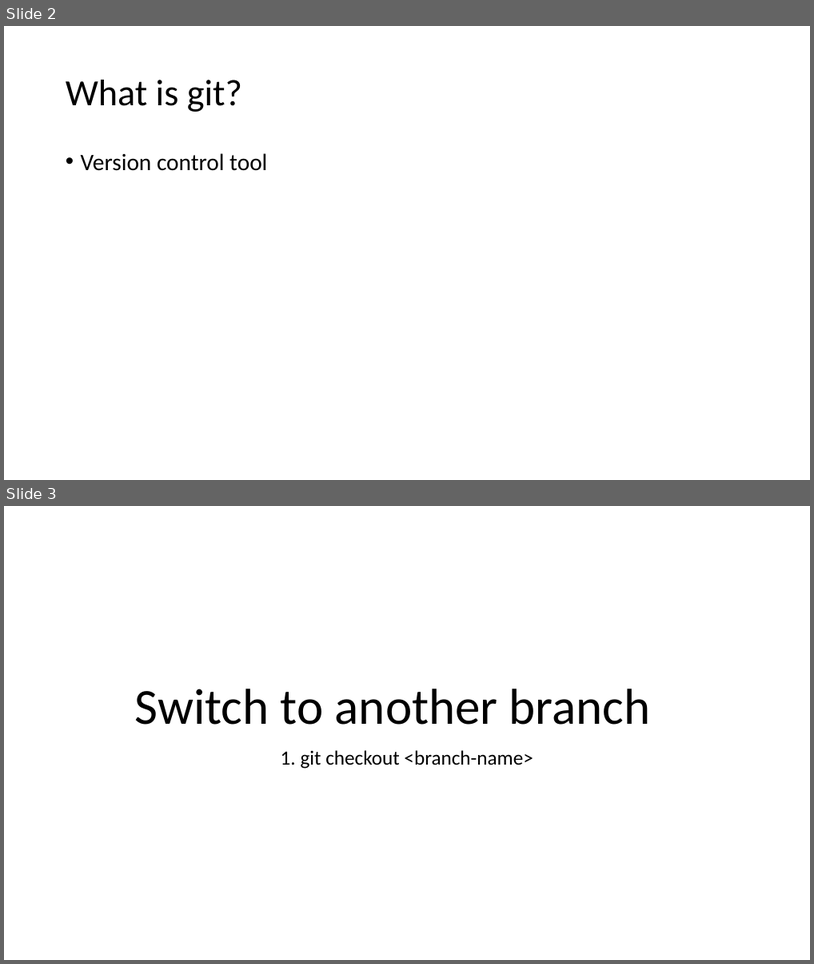
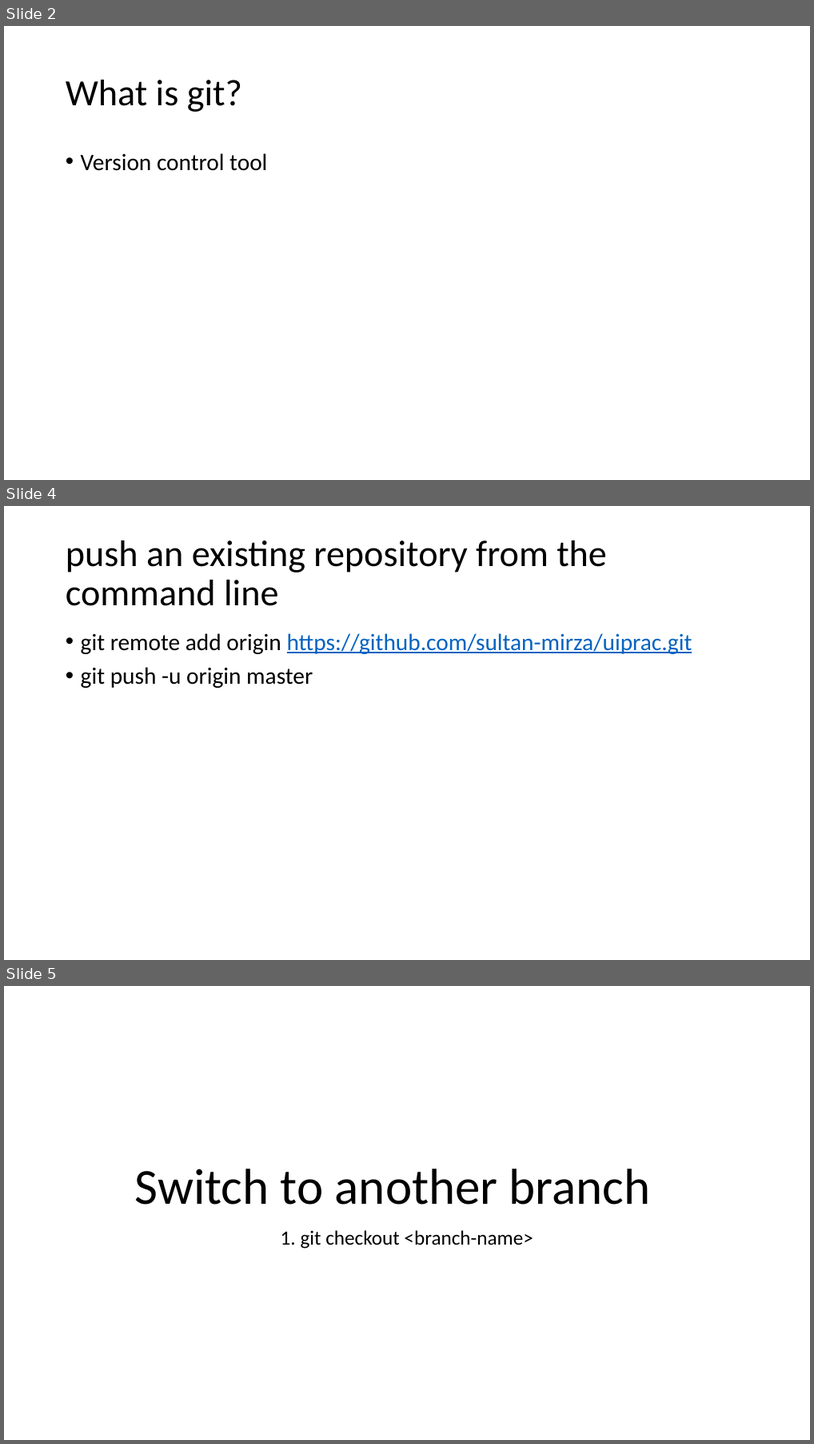
Before and after one commit to ketankk/BDppt, a slide deck: ppt/Git.pptx. Shown one above the other, each under a label of ours: slides 2 and 3 before the commit, slides 2, 4 and 5 after it; the slides between them are not shown. The pictures are 814x964 and 814x1444 pixels, drawn with LibreOffice and Linux fonts; fonts in the diff are those of the drawing. Boxes give left, top, right and bottom in pixels: in the first picture for what was removed or moved away, otherwise in the second. Text is boxed around its words. In the diff, an @@ line names an element or a change of style, - is before the commit and + after.

```diff
--- a/ppt/Git.pptx
+++ b/ppt/Git.pptx
@@ slide 4 added at [4,506,810,960], background #FFFFFF @@
@@ title added at [66,540,607,606], 44 pt, text #000000 @@
+push an existing repository from the command line
@@ text added at [81,633,693,688], 28 pt, text #0563C1, underline @@
+• git remote add origin https://github.com/sultan-mirza/uiprac.git
+• git push -u origin master
@@ what was slide 3 is now slide 5 @@
```
Also in this commit, not shown: 1 other slide added, 5 other files.
